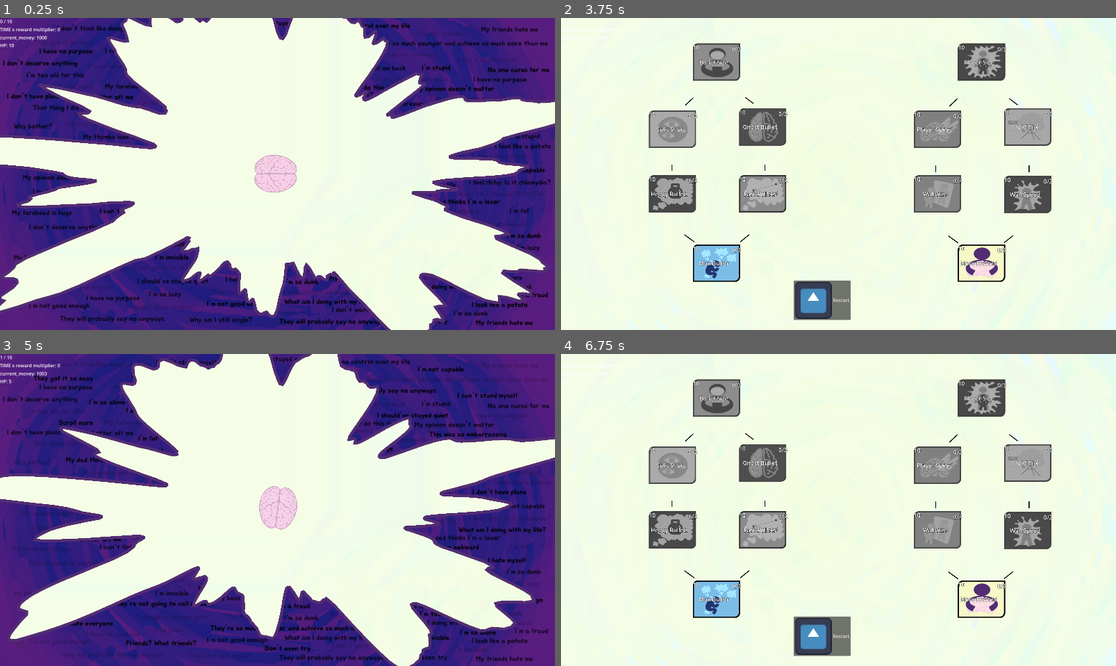
Above: before the commit, frames 1-4 (two rows, left to right).
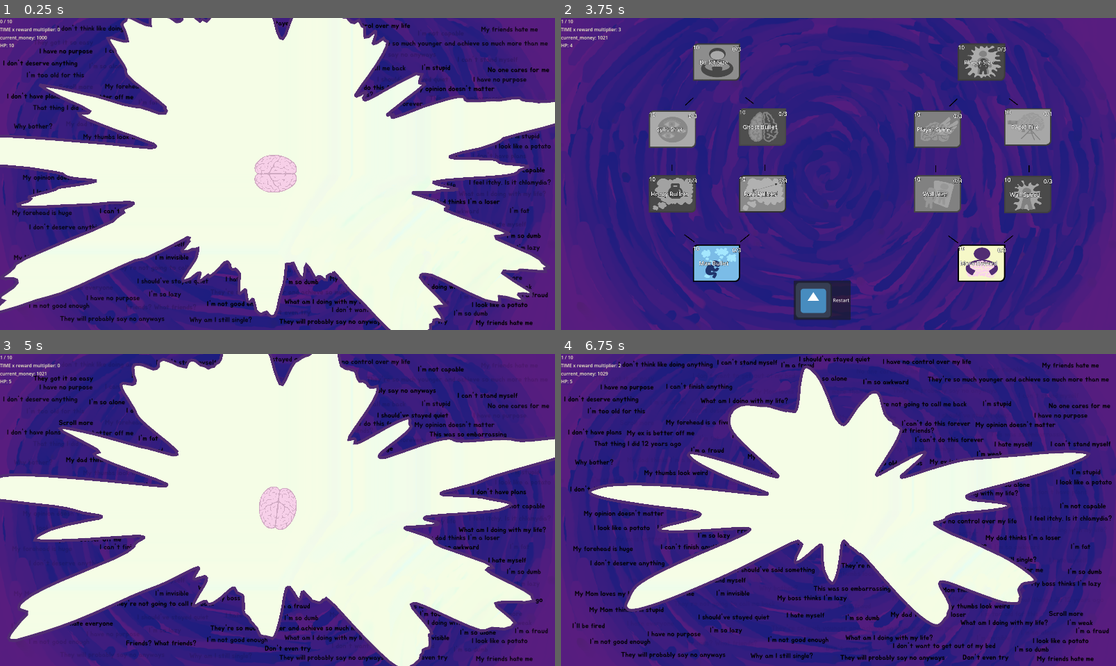
Above: after the commit, the same moments.

Repository: ekaktusz/bullet-hell-jam-7
Game: Godot game, scene res://Scenes/Map/Map.tscn
Same seed, same stepped clock (60 frames per second), same inputs: the game is played once before the commit and once after it. The engine's default icon, where the game draws it, is replaced by a stand-in: a white triangle on a blue panel in a dark square.
Inputs (mouse positions are in pixels of both pictures, inside the frame that each line leads up to):
- Up to frame 1 (0.25 s): no input
- Up to frame 2 (3.75 s): move the mouse to (960, 158) at 0.52 s; hold Right (ui_right) 0.53-1.28 s; click (960, 158) at 0.67 s; move the mouse to (727, 189) at 1.27 s; hold Down (ui_down) 1.28-2.03 s; move the mouse to (894, 105) at 2.02 s; hold Right (ui_right) 2.03-2.78 s; move the mouse to (810, 236) at 2.77 s; hold Up (ui_up) 2.78-3.53 s; click (810, 236) at 2.92 s; move the mouse to (1005, 220) at 3.52 s; hold Left (ui_left) from 3.53 s (still down)
- Up to frame 3 (5 s): release Left (ui_left) at 4.25 s; click "Restart" at 4.25 s
- Up to frame 4 (6.75 s): move the mouse to (672, 463) at 5.02 s; hold Left (ui_left) 5.03-5.78 s; move the mouse to (866, 510) at 5.77 s; hold Down (ui_down) 5.78-6.53 s; click (866, 510) at 5.92 s; move the mouse to (755, 432) at 6.52 s; hold Right (ui_right) from 6.53 s (still down)

The runs differ from the first frame. In frame 1, less than 0.1% of the frame differs, in the area x 0-11%, y 0-10%; in frame 2, 87%, in the area x 0-100%, y 0-100%; in frame 3, 0.2%; in frame 4, 79%.

Commit message:
ghost bullet

Diff:
--- a/Scenes/Bullet/bullet.gd
+++ b/Scenes/Bullet/bullet.gd
@@ -35,11 +35,15 @@
 		"fast":
 			fast_bullet_chance()
 		"ghost":
-			pass
+			ghost_bullet_chance()
 		"heavy":
 			heavy_bullet_chance()
 		"split_shot":
 			pass
+
+func ghost_bullet_chance():
+	self.add_to_group("ghost")
+	sprite_2d.modulate = Color.DIM_GRAY
 
 func fast_bullet_chance():
 	print("fast")
--- a/Scenes/Map/Map.tscn
+++ b/Scenes/Map/Map.tscn
@@ -33,24 +33,28 @@
 offset_bottom = 23.0
 size_flags_horizontal = 0
 size_flags_vertical = 0
+theme_override_colors/font_color = Color(0.9647059, 0.972549, 0.78431374, 1)
 text = "x / 10 "
 
 [node name="TimeLabel" type="Label" parent="CanvasLayer" unique_id=1740172599]
 offset_top = 28.0
 offset_right = 46.0
 offset_bottom = 51.0
+theme_override_colors/font_color = Color(0.9647059, 0.972549, 0.78431374, 1)
 text = "time"
 
 [node name="CurrencyLabel" type="Label" parent="CanvasLayer" unique_id=1884214471]
 offset_top = 56.0
 offset_right = 46.0
 offset_bottom = 79.0
+theme_override_colors/font_color = Color(0.9647059, 0.972549, 0.78431374, 1)
 text = "money"
 
 [node name="HpLabel" type="Label" parent="CanvasLayer" unique_id=1260821453]
 offset_top = 83.0
 offset_right = 49.0
 offset_bottom = 106.0
+theme_override_colors/font_color = Color(0.9647059, 0.972549, 0.78431374, 1)
 text = "HP: 10"
 
 [node name="SkillTree" parent="." unique_id=1199055753 instance=ExtResource("4_yju8x")]
--- a/Scenes/Map/map.gd
+++ b/Scenes/Map/map.gd
@@ -202,6 +202,7 @@
 
 	print("EARNED:", earned)
 	SkillDatabase.refresh_tree.emit()
+	await get_tree().create_timer(0.1).timeout
 	get_tree().paused = true
 	skill_tree.show()
 
--- a/Scenes/SkillTree/skill_database.gd
+++ b/Scenes/SkillTree/skill_database.gd
@@ -184,7 +184,7 @@
 	"cost": 10,
 	"gray_image" : J_GRAY,
 	"unlocked_image" : J_UNLOCKED,
-	"max_level": 3,
+	"max_level": 1,
 	"current_level": 0,
 	"requirements": [
 		SkillRequirement.new({
--- a/Scenes/SkillTree/skill_tree.tscn
+++ b/Scenes/SkillTree/skill_tree.tscn
@@ -2,7 +2,7 @@
 
 [ext_resource type="Script" uid="uid://c3n7etk5qj57m" path="res://Scenes/SkillTree/skill_tree.gd" id="1_ycyhv"]
 [ext_resource type="PackedScene" uid="uid://0e0xxjii0xn1" path="res://Scenes/SkillTree/skill_node.tscn" id="2_a2lps"]
-[ext_resource type="Texture2D" uid="uid://bn0iw0800beeq" path="res://assets/bg_good_small.png" id="2_ht7cp"]
+[ext_resource type="Texture2D" uid="uid://dusuxv434s6dx" path="res://assets/bg_small.png" id="2_ht7cp"]
 [ext_resource type="Texture2D" uid="uid://bpk8mwrd5w4tv" path="res://icon.svg" id="2_tq623"]
 [ext_resource type="Texture2D" uid="uid://bfg08aghjvm4j" path="res://Scenes/SkillTree/assets/unlocked/A.png" id="4_4sfqd"]
 [ext_resource type="Texture2D" uid="uid://bmw4qutns4ldd" path="res://Scenes/SkillTree/assets/gray/F.png" id="6_2540e"]
